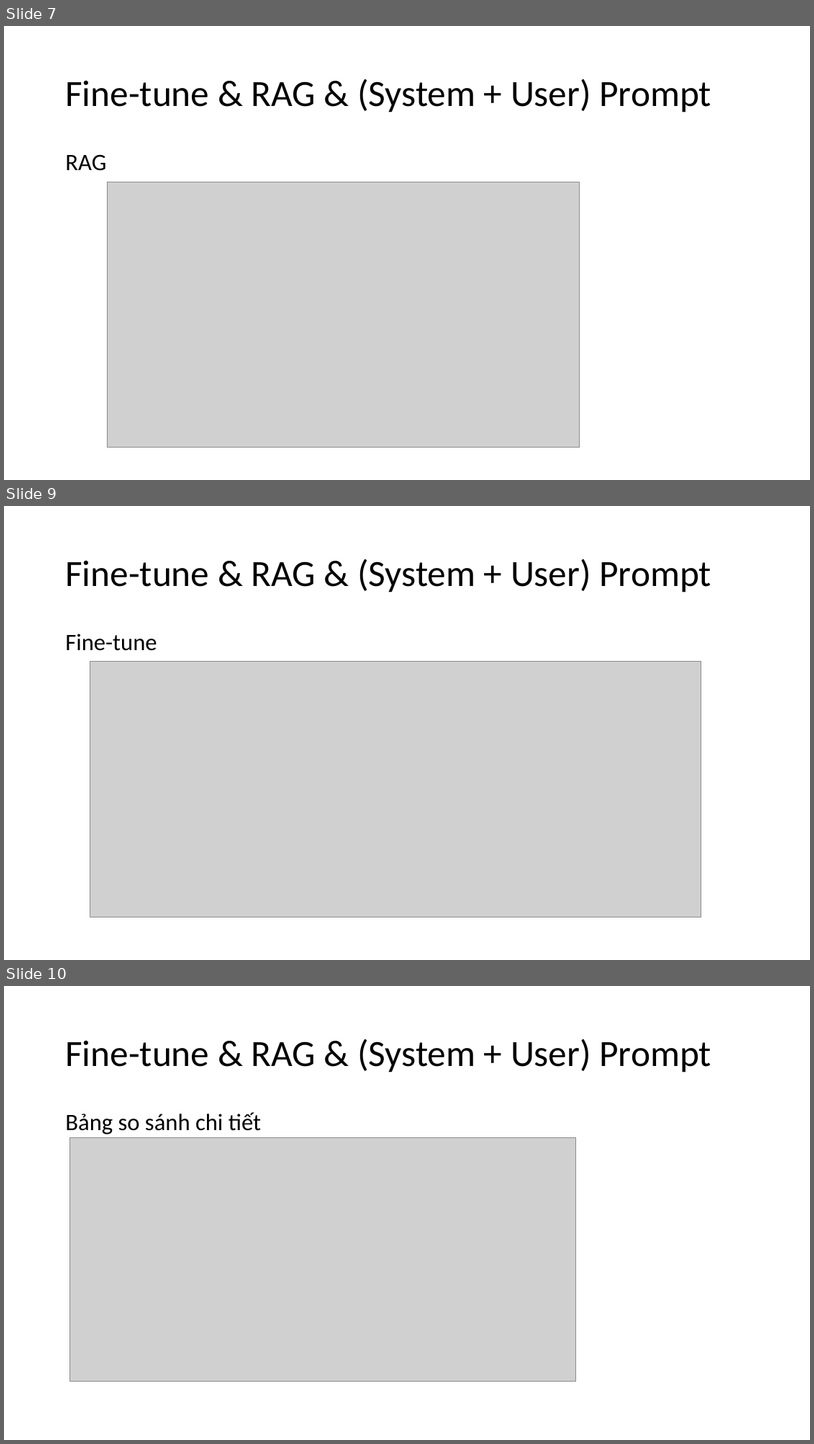
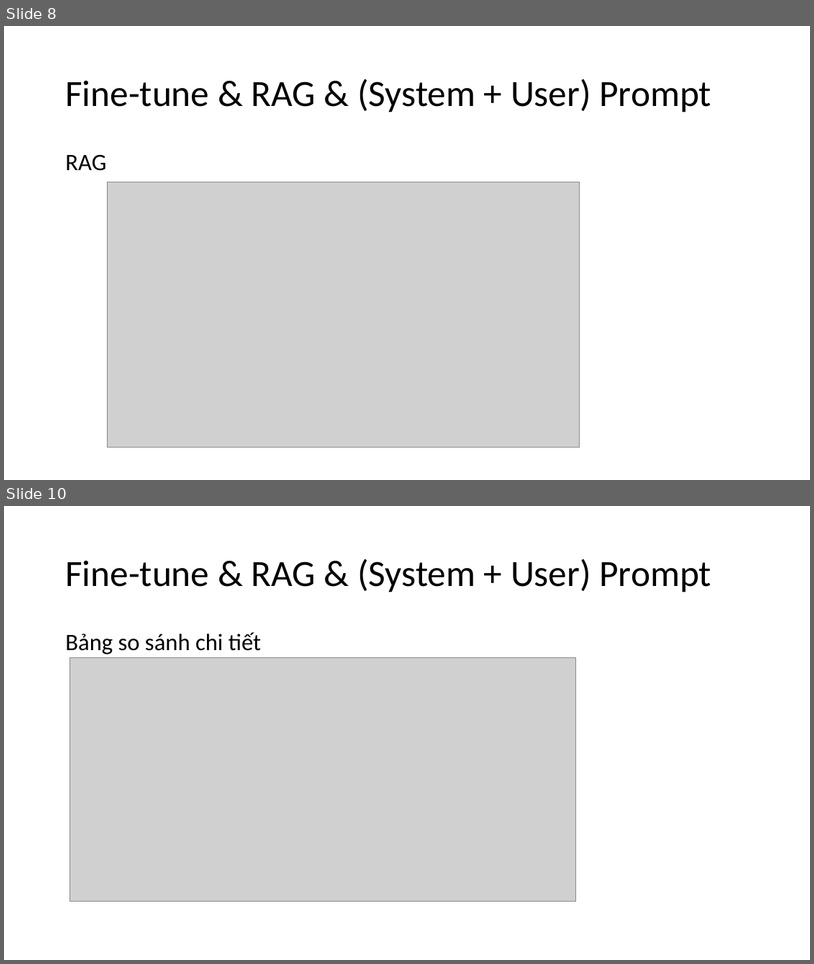
Before and after one commit to longdd90jp/sample-ai, a slide deck: fine-tune-pc/AI-Fine_Tune.pptx. Shown one above the other, each under a label of ours: slides 7, 9 and 10 before the commit, slides 8 and 10 after it; the slides between them are not shown. The pictures are 814x1444 and 814x964 pixels, drawn with LibreOffice and Linux fonts; fonts in the diff are those of the drawing; grey boxes stand for pictures. Boxes give left, top, right and bottom in pixels: in the first picture for what was removed or moved away, otherwise in the second. Text is boxed around its words. In the diff, an @@ line names an element or a change of style, - is before the commit and + after.

```diff
--- a/fine-tune-pc/AI-Fine_Tune.pptx
+++ b/fine-tune-pc/AI-Fine_Tune.pptx
@@ slide 9 removed at <box>4,506,810,960</box>, background #FFFFFF @@
@@ title removed at <box>65,559,712,592</box> @@
-Fine-tune & RAG & (System + User) Prompt
@@ text removed at <box>65,633,157,651</box> @@
-Fine-tune
@@ picture removed at <box>90,662,702,917</box> @@
@@ what was slide 7 is now slide 8 @@
```
Also in this commit, not shown: 9 slides changed, 2 slides added, 2 other slides removed, 1 other file.
